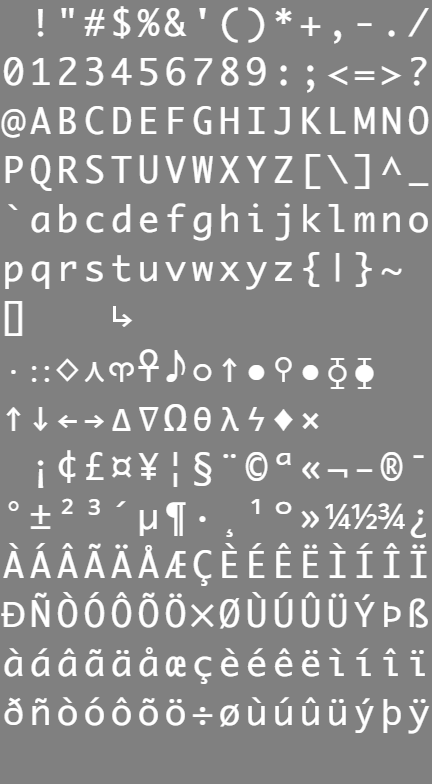
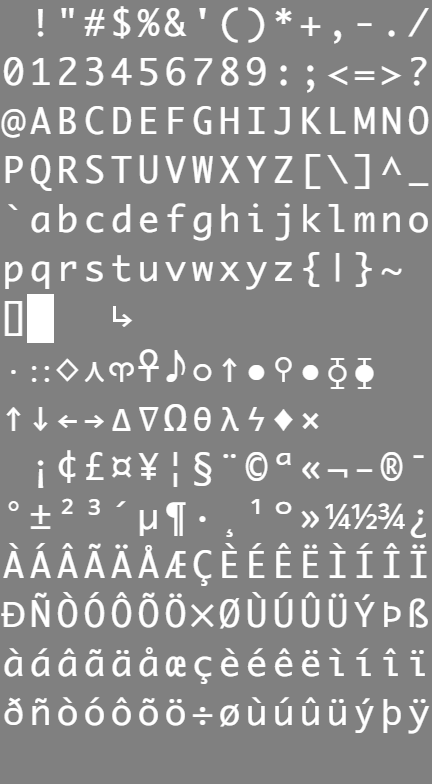
Revision of a layered w=432, h=784 image; what changed, layer by layer:
painted on "Layer #2" over box(27, 294, 54, 343)
